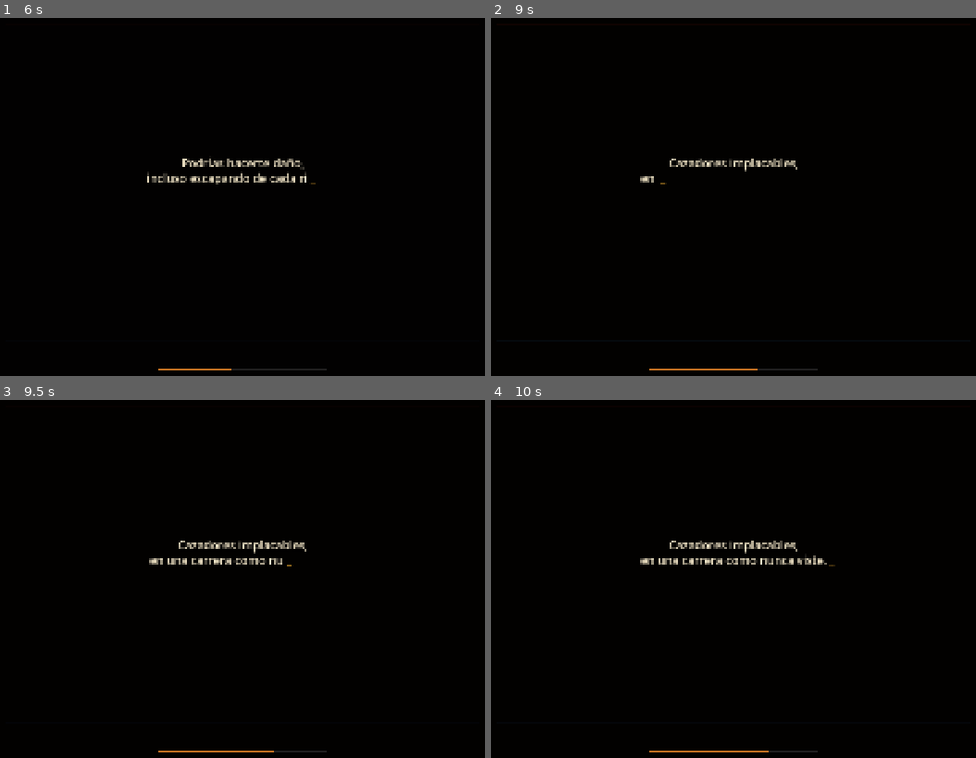
Above: before the commit, frames 1-4 (two rows, left to right).
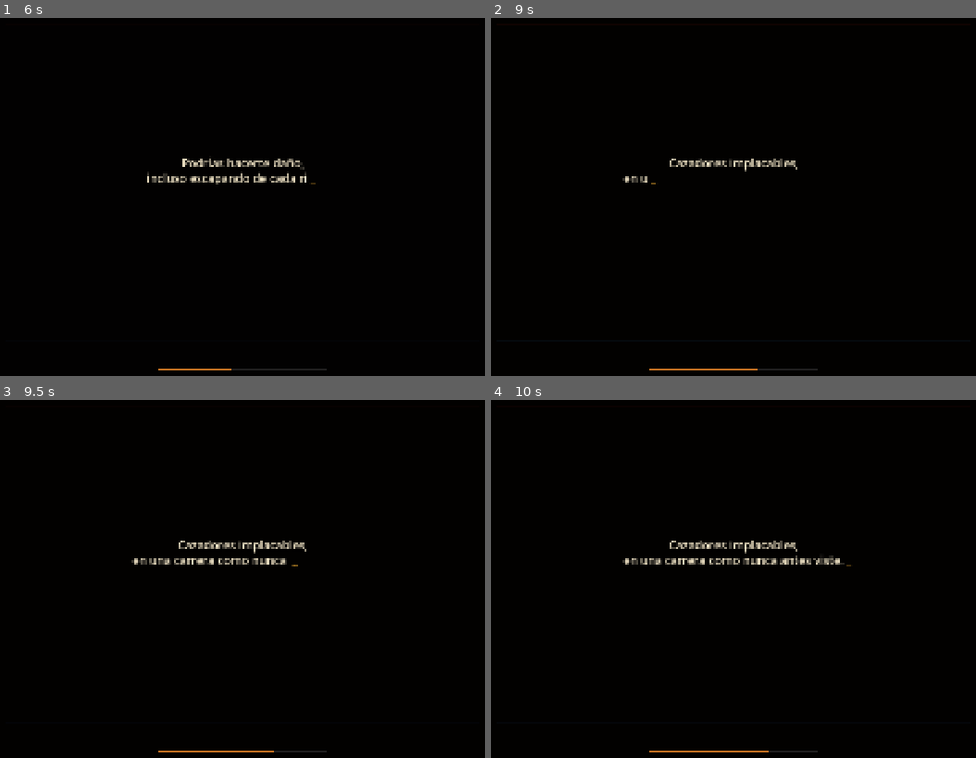
Above: after the commit, the same moments.

Repository: dymlos/hunting-race
Game: Godot game, scene res://scenes/main/main.tscn
Same seed, same stepped clock (60 frames per second), same inputs: the game is played once before the commit and once after it.
Inputs:
- Up to frame 1 (6 s): tap Enter at 0.5, 1.35, 2.85, 4.35, 5.85 s; hold Enter 0.53-1.28 s; tap Space at 0.77, 1.25, 1.52, 3.02, 3.5, 3.77, 4.52, 5 s; hold Enter 2.03-2.78 s; hold Enter 3.53-4.28 s; hold Enter 5.03-5.78 s
- Up to frame 2 (9 s): tap Space at 6.02, 6.77, 7.52 s; hold Enter 6.53-7.28 s; tap Enter at 7.35, 8.85 s; hold Enter 8.03-8.78 s
- Up to frame 3 (9.5 s): tap Space at 9.02 s
- Up to frame 4 (10 s): hold Enter from 9.53 s (still down); tap Space at 9.77 s

Frame 1 is identical in both runs. In frame 2, 0.1% of the frame differs, in the area x 27-37%, y 44-47%; in frame 3, 0.5%; in frame 4, 0.7%, in the area x 27-75%, y 43-47%.

Commit message:
cambio en texto de intro

Diff:
--- a/scenes/ui/intro_screen.gd
+++ b/scenes/ui/intro_screen.gd
@@ -17,15 +17,15 @@
 	],
 	[
 		"Podrías hacerte daño,",
-		"incluso escapando de cada rincon.",
+		"incluso escapando de cada rincón.",
 	],
 	[
 		"Cazadores implacables,",
-		"en una carrera como nunca viste.",
+		"en una carrera como nunca antes viste.",
 	],
 	[
-		"Aunque sus caras sean amigables,",
-		"y mati diga \"Que me trajiste?\"",
+		"No confies en sus caras amigables,",
+		"aunque Mati diga: \"Que me trajiste?\"",
 	],
 ]
 
